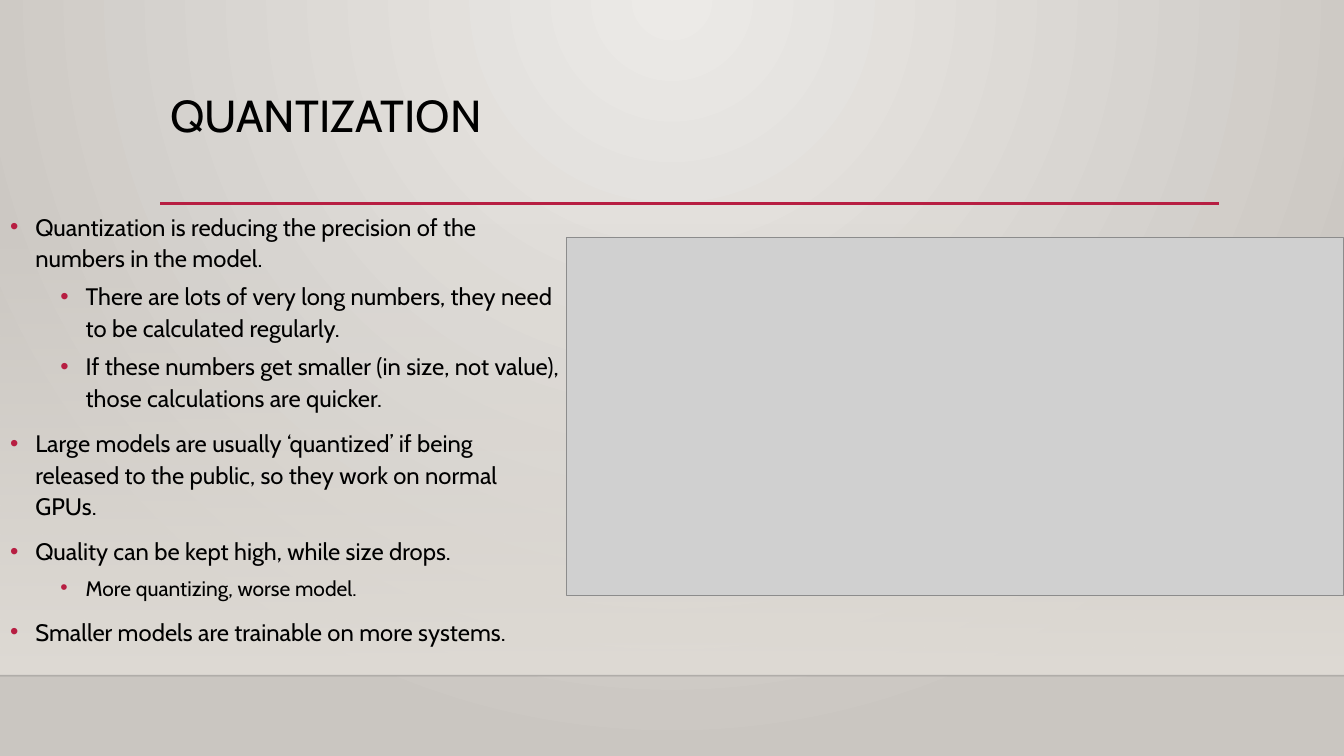
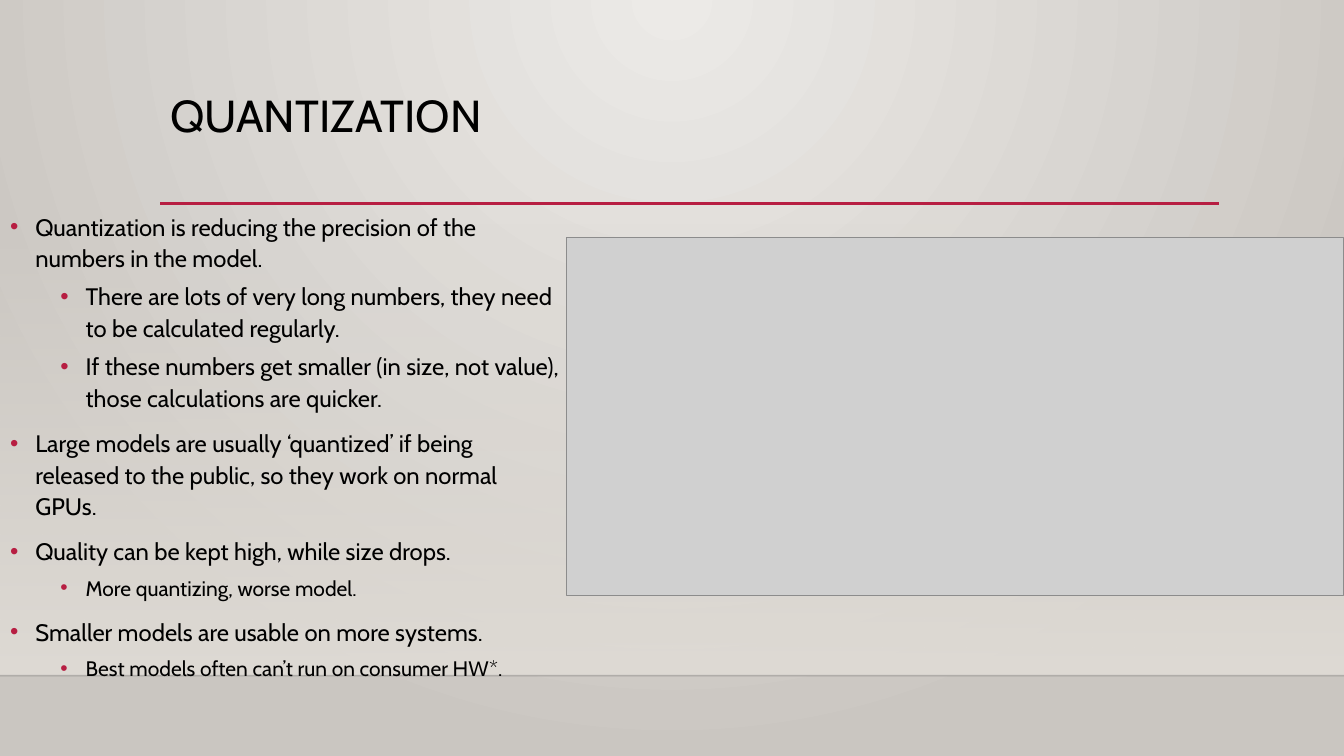
Before and after one commit to AkeemSemperDataScience/Intro_to_Machine_Learning_Students, a slide deck: slide 35 of reference_content/Slides/pytorch_transfer_learn.pptx. Drawn at 1344x756 pixels with LibreOffice and Linux fonts; fonts in the diff are those of the drawing; grey boxes stand for pictures; background and template pictures are left out. Boxes give left, top, right and bottom in pixels: in the first picture for what was removed or moved away, otherwise in the second. Text is boxed around its words. In the diff, an @@ line names an element or a change of style, - is before the commit and + after.

```diff
--- a/reference_content/Slides/pytorch_transfer_learn.pptx
+++ b/reference_content/Slides/pytorch_transfer_learn.pptx
@@ text at (35,623,503,677): text changed; size 17 to 15 pt @@
-• Smaller models are trainable on more systems.
+• Smaller models are usable on more systems.
+  • Best models often can’t run on consumer HW*.
```
Also in this commit, not shown: 9 other slides changed, 6 other files.
